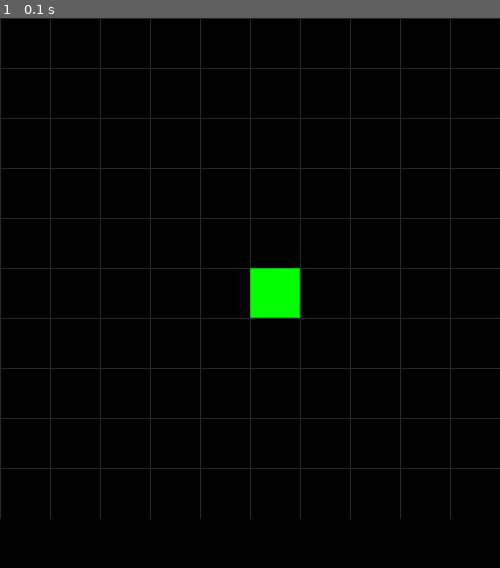
Above: before the commit, frame 1.
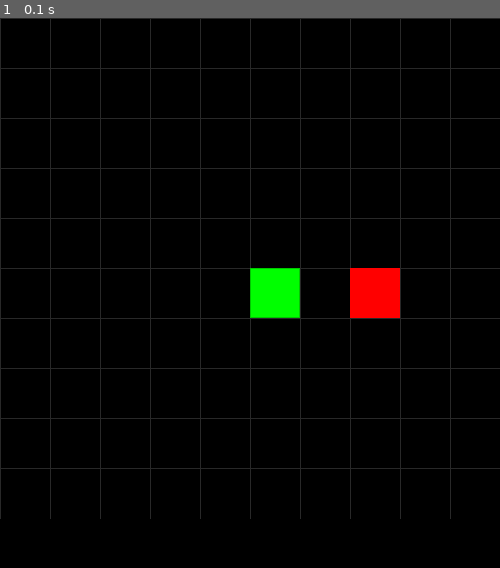
Above: after the commit, the same moment.

Repository: fibetus/WebSnake
Game: pygame game, started from main.py
Two runs of this game, one before a commit and one after it. Both use one fixed random seed, a clock stepped at 60 frames per second and the inputs below.
Inputs:
- Up to frame 1 (0.1 s): no input

The runs differ from the first frame. In frame 1, 0.9% of the frame differs, in the area x 70-80%, y 45-55%.

Commit message:
Add food in UI

Diff:
--- a/ui/ui.py
+++ b/ui/ui.py
@@ -63,6 +63,16 @@
                 # Draw a darker border for the snake segment
                 pygame.draw.rect(screen, (0, 200, 0), rect, 1)
 
+            # Draw the food
+            fx, fy = self.game.food
+            food_rect = pygame.Rect(
+                fx * self.cell_size,
+                fy * self.cell_size,
+                self.cell_size,
+                self.cell_size
+            )
+            pygame.draw.rect(screen, self.RED, food_rect)
+
             # Update the display
             pygame.display.flip()
 
